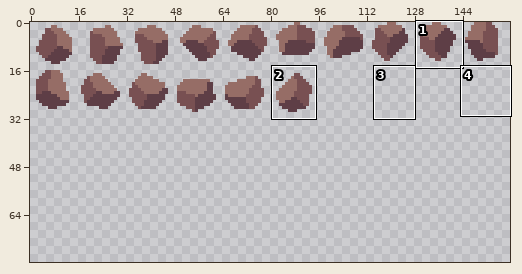
A sprite sheet gets an edit: assets_builders/Exports/Rocks.png. The first picture is a wide view before the edit; the outline marks the close-up.
Close-up. Before the edit:
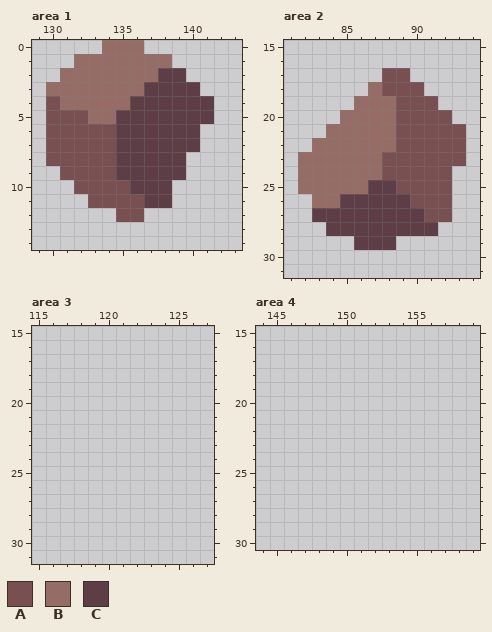
The file is 160x32 pixels. Shown: area 1: x 129..143, y 0..14; area 2: x 81..94, y 15..31; area 3: x 115..127, y 15..31; area 4: x 144..159, y 15..30. The old version is drawn lined up with the new one, on the new canvas. The commit also changed other parts of the picture, which this record leaves out.
Palette (. is transparent): A #785052  B #966d66  C #5e3e46
Pixels before, area 1, first column x 130:
 0 ....BBB.....
 1 ..BBBBBBB...
 2 .BBBBBBBCC..
 3 BBBBBBBCCCC.
 4 ABBBBBCCCCCC
 5 AAABBCCCCCCC
 6 AAAAACCCCCC.
 7 AAAAACCCCCC.
 8 AAAAACCCCC..
 9 .AAAACCCCC..
10 ..AAAACCC...
11 ...AAAACC...
12 .....AA.....
Pixels before, area 2, first column x 82:
17 ......AA....
18 .....BAAA...
19 ....BBBAAA..
20 ...BBBBAAAA.
21 ..BBBBBAAAAA
22 .BBBBBBAAAAA
23 BBBBBBAAAAAA
24 BBBBBBAAAAA.
25 BBBBBCCAAAA.
26 .BBCCCCCAAA.
27 .CCCCCCCCAA.
28 ..CCCCCCCC..
29 ....CCC.....
After the commit:
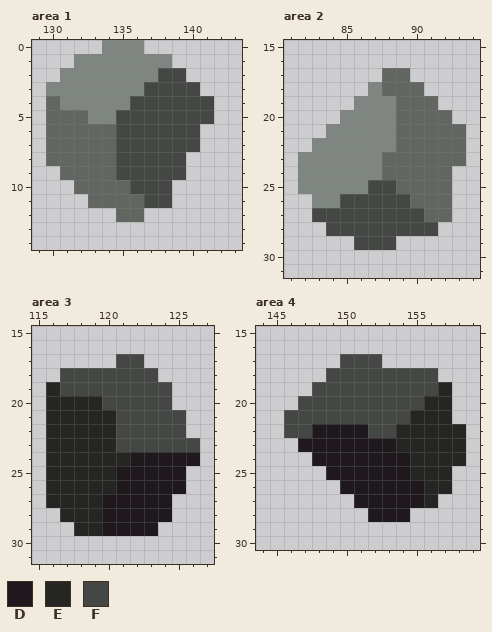
Colours new in this view: D #1f181d  E #252623  F #444743
Difference:
canvas 160x32 -> 160x80
colour A: #785052 -> #616661
colour B: #966d66 -> #7f8580
Area 1:
y 2: x 138..139 CC -> FF
y 3: x 137..140 CCCC -> FFFF
y 4: x 136..141 CCCCCC -> FFFFFF
y 5: x 135..141 CCCCCCC -> FFFFFFF
y 6..7: x 135..140 CCCCCC -> FFFFFF
y 8..9: x 135..139 CCCCC -> FFFFF
y 10: x 136..138 CCC -> FFF
y 11: x 137..138 CC -> FF
Area 2:
y 25: x 87..88 CC -> FF
y 26: x 85..89 CCCCC -> FFFFF
y 27: x 83..90 CCCCCCCC -> FFFFFFFF
y 28: x 84..91 CCCCCCCC -> FFFFFFFF
y 29: x 86..88 CCC -> FFF
Area 3:
y 17: x 121..122 .. -> FF
y 18: x 117..123 ....... -> FFFFFFF
y 19: x 116..124 ......... -> EFFFFFFFF
y 20: x 116..124 ......... -> EEEEFFFFF
y 21..22: x 116..125 .......... -> EEEEEFFFFF
y 23: x 116..126 ........... -> EEEEEFFFFFF
y 24: x 116..126 ........... -> EEEEEEDDDDD
y 25..26: x 116..125 .......... -> EEEEEDDDDD
y 27: x 116..124 ......... -> EEEEDDDDD
y 28: x 117..124 ........ -> EEEDDDDD
y 29: x 118..123 ...... -> EEDDDD
Area 4:
y 17: x 150..152 ... -> FFF
y 18: x 149..156 ........ -> FFFFFFFF
y 19: x 148..157 .......... -> FFFFFFFFFE
y 20: x 147..157 ........... -> FFFFFFFFFEE
y 21: x 146..157 ............ -> FFFFFFFFFEEE
y 22: x 146..158 ............. -> FFDDDDFFEEEEE
y 23: x 147..158 ............ -> DDDDDDDEEEEE
y 24: x 148..158 ........... -> DDDDDDDEEEE
y 25: x 149..157 ......... -> DDDDDDEEE
y 26: x 150..157 ........ -> DDDDDDEE
y 27: x 151..156 ...... -> DDDDDE
y 28: x 152..154 ... -> DDD
Boxes around the changes in both close-ups, in picture pixels (x1, y1, x2, y2):
changed: (46, 40, 214, 222)
changed: (298, 68, 466, 250)
added: (46, 354, 200, 536)
added: (284, 354, 466, 522)
